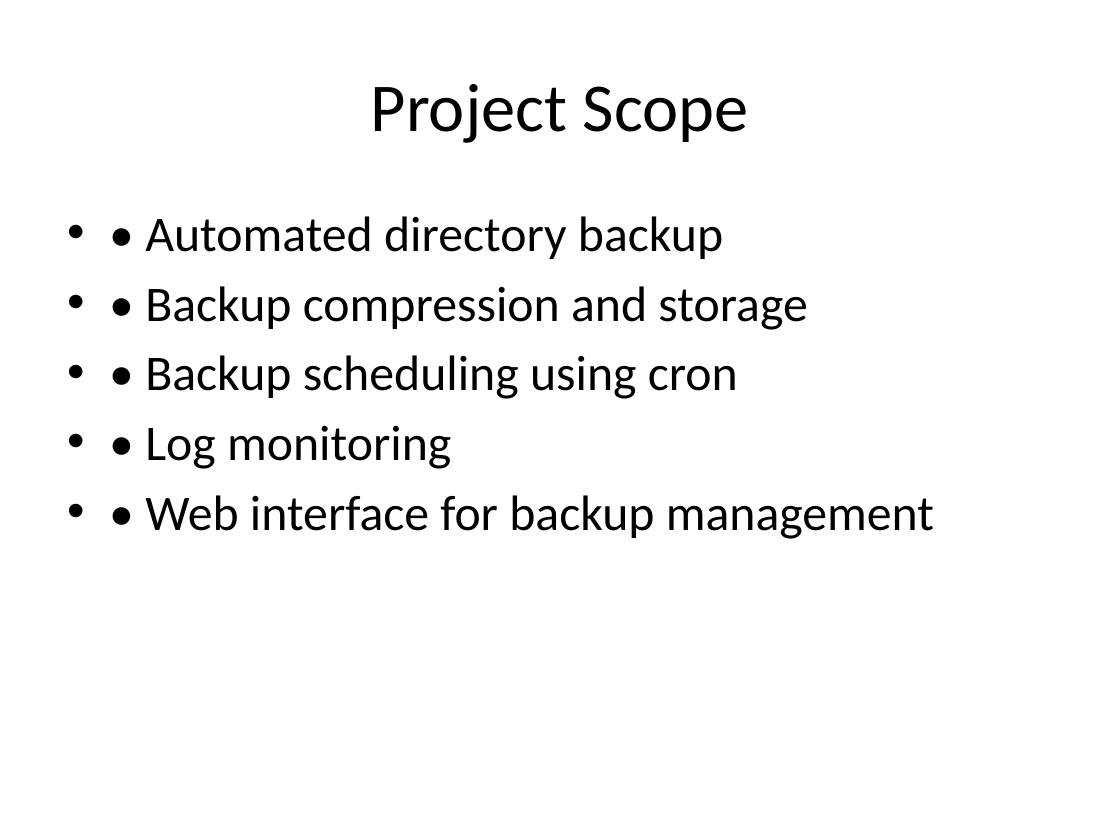
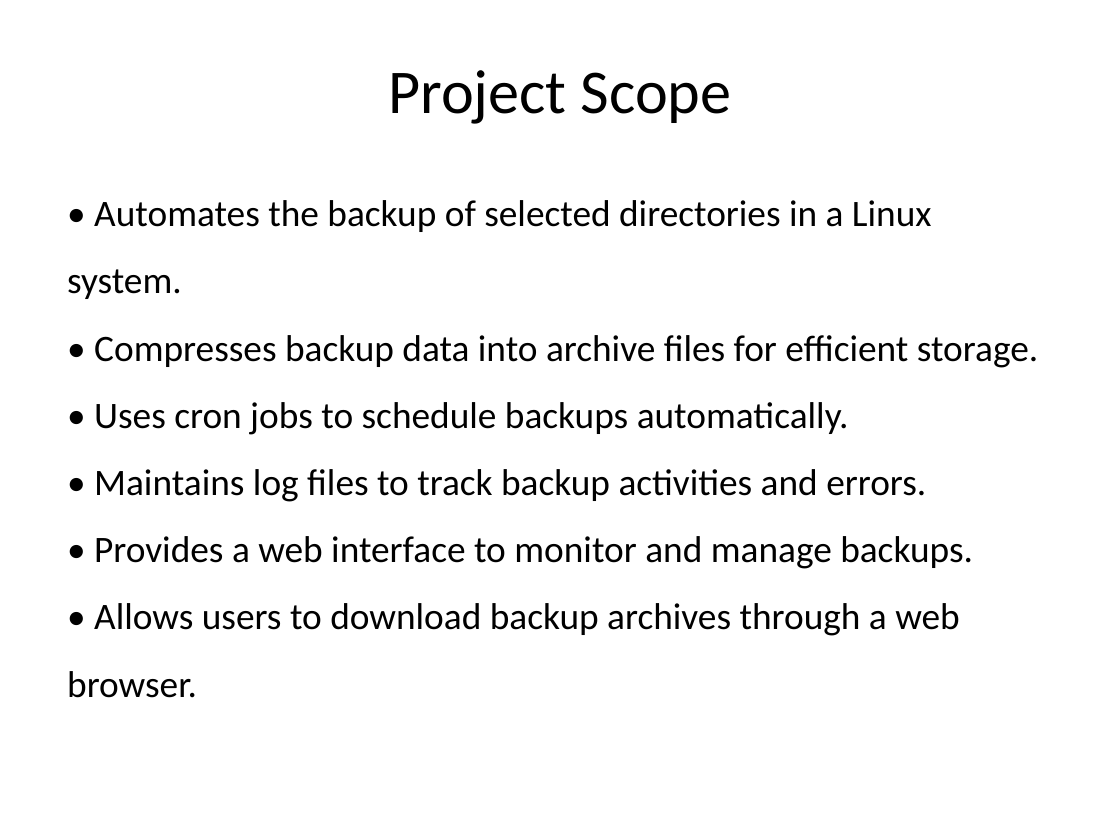
Before and after one commit to VarshithreddyMuddasani/Automated-Backup-Web-Manager-using-Linux, a slide deck: slide 5 of Project PPT.pptx. Drawn at 1120x840 pixels with LibreOffice and Linux fonts; fonts in the diff are those of the drawing. Boxes give left, top, right and bottom in pixels: in the first picture for what was removed or moved away, otherwise in the second. Text is boxed around its words. In the diff, an @@ line names an element or a change of style, - is before the commit and + after.

```diff
--- a/Project PPT.pptx
+++ b/Project PPT.pptx
@@ title "Project Scope" at (388, 70, 732, 124): size 44 to 40 pt @@
@@ text at (67, 200, 1038, 698): text changed; size 32 to 24 pt @@
-• • Automated directory backup
-• • Backup compression and storage
-• • Backup scheduling using cron
-• • Log monitoring
-• • Web interface for backup management
+• Automates the backup of selected directories in a Linux system.
+• Compresses backup data into archive files for efficient storage.
+• Uses cron jobs to schedule backups automatically.
+• Maintains log files to track backup activities and errors.
+• Provides a web interface to monitor and manage backups.
+• Allows users to download backup archives through a web browser.
```
Also in this commit, not shown: 8 other slides changed, 2 slides added, 4 slides removed.
